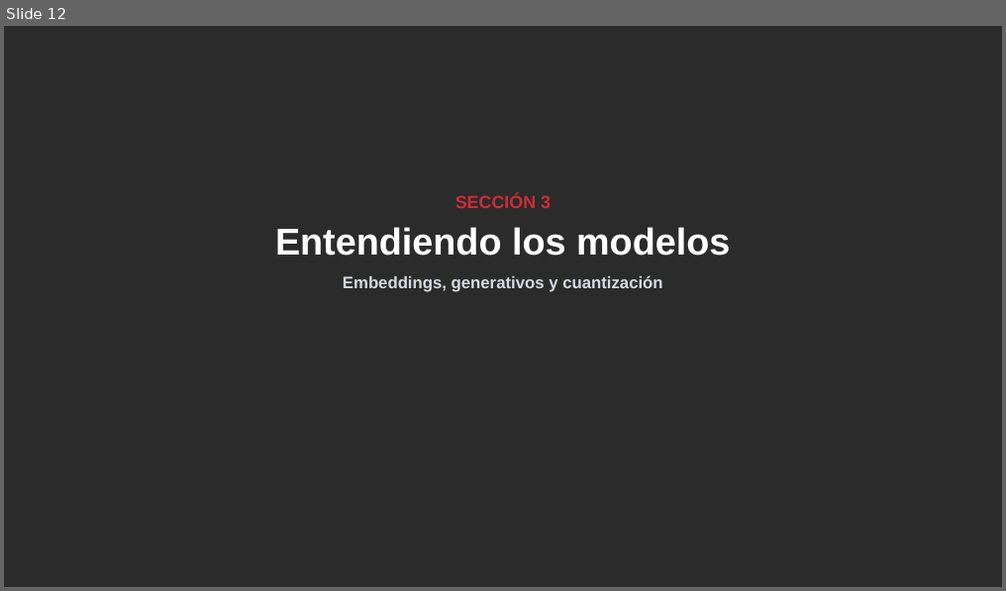
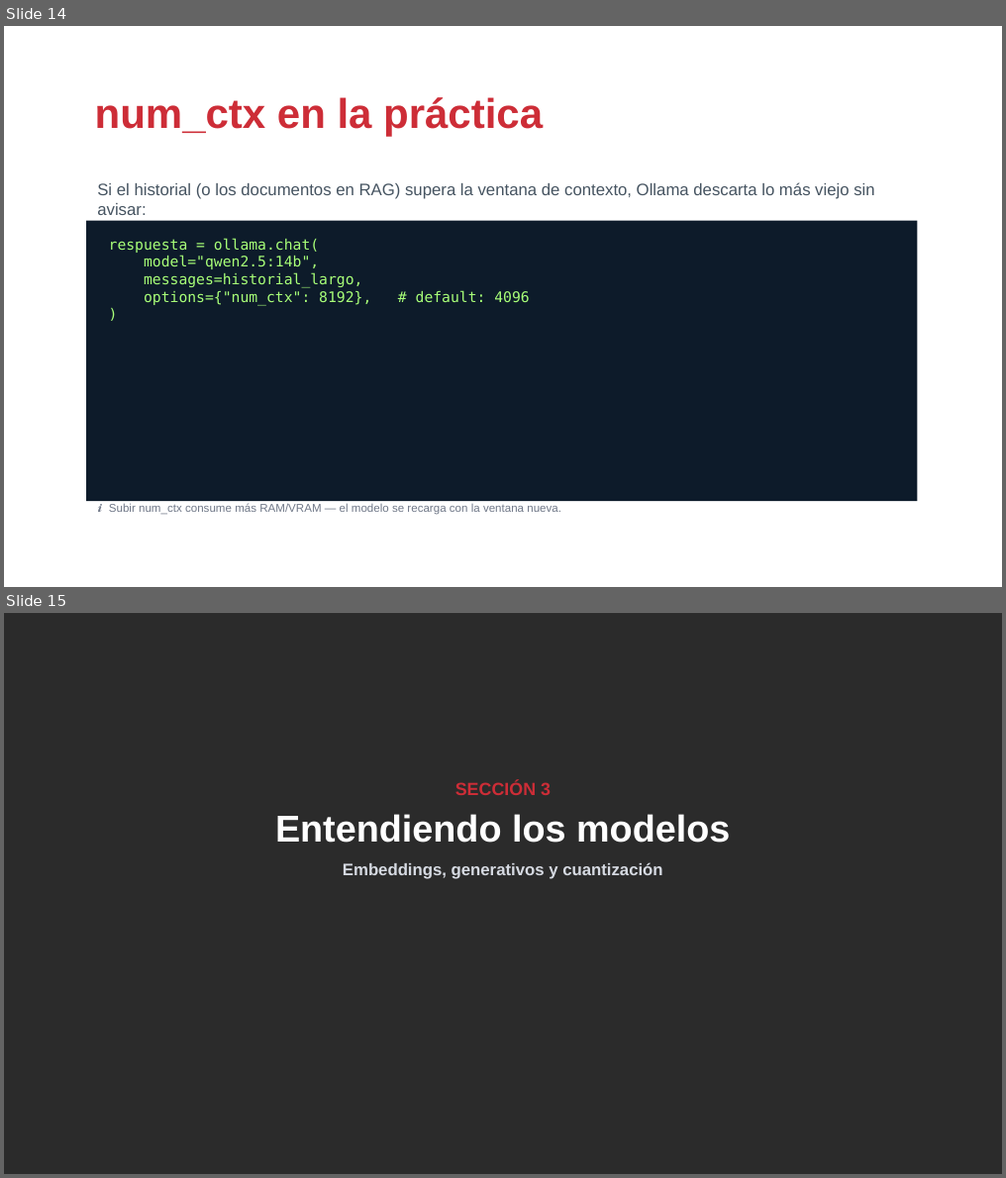
Before and after one commit to drj3ky11/FearOfTheDark, a slide deck: bloque3_setup/csbc26_b3_setup.pptx. Shown one above the other, each under a label of ours: slide 12 before the commit, slides 14 and 15 after it. The pictures are 1006x591 and 1006x1178 pixels, drawn with LibreOffice and Linux fonts; fonts in the diff are those of the drawing; background and template pictures are left out; a plain dark background stands for a picture behind light text. Boxes give left, top, right and bottom in pixels: in the first picture for what was removed or moved away, otherwise in the second. Text is boxed around its words. In the diff, an @@ line names an element or a change of style, - is before the commit and + after.

Commit message:
docs(bloque3): reescribir demo_pipeline.ipynb y ampliar ppt con Ollama en profundidad
- demo_pipeline.ipynb pasa de pipeline de Carding Forums (no correspondía a
  este bloque) a una demo desglosada de Ollama: instalación/arquitectura,
  gestión de modelos (librería oficial y Hugging Face), generate/chat/embed
  paso a paso, y ajuste de generación (options, num_ctx). Ejecutado de punta
  a punta contra Ollama real, sin outputs simulados.
- csbc26_b3_setup.pptx: nuevas diapositivas sobre options/num_ctx, el bucle
  autorregresivo de generación, qué son los parámetros de un modelo
  (corrige la confusión parámetros=iteraciones) y cuantización a nivel de
  bits (Q4_K_M).
- nuevo generador assets/generate_generation_loop_diagram.py para el
  diagrama del bucle de generación.

```diff
--- a/bloque3_setup/csbc26_b3_setup.pptx
+++ b/bloque3_setup/csbc26_b3_setup.pptx
@@ slide 14 added at (4,26,1002,587), background picture (left out) @@
@@ text added at (95,97,543,136), 40 pt, text #CD2D37, bold @@
+num_ctx en la práctica
@@ text added at (97,182,874,215), 16 pt, text #465461 @@
+Si el historial (o los documentos en RAG) supera la ventana de contexto, Ollama descarta lo más viejo sin avisar:
@@ rectangle added at (86,221,918,501), fill #0D1B2A @@
@@ text added at (109,238,529,306), 14 pt, text #A8FF78 @@
+respuesta = ollama.chat(
+model="qwen2.5:14b",
+messages=historial_largo,
+options={"num_ctx": 8192}, # default: 4096
+)
@@ text added at (97,503,561,515), 11 pt, text #707888 @@
+ℹ Subir num_ctx consume más RAM/VRAM — el modelo se recarga con la ventana nueva.
@@ what was slide 12 is now slide 15 @@
```
Also in this commit, not shown: 2 slides changed, 5 other slides added, 2 other files.
